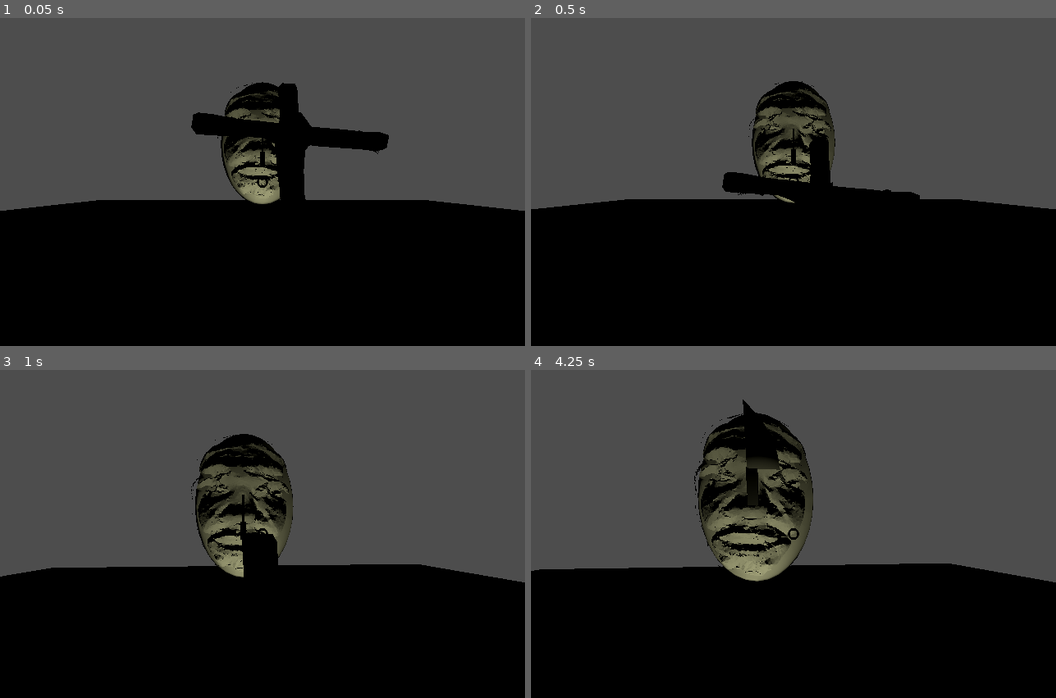
Above: before the commit, frames 1-4 (two rows, left to right).
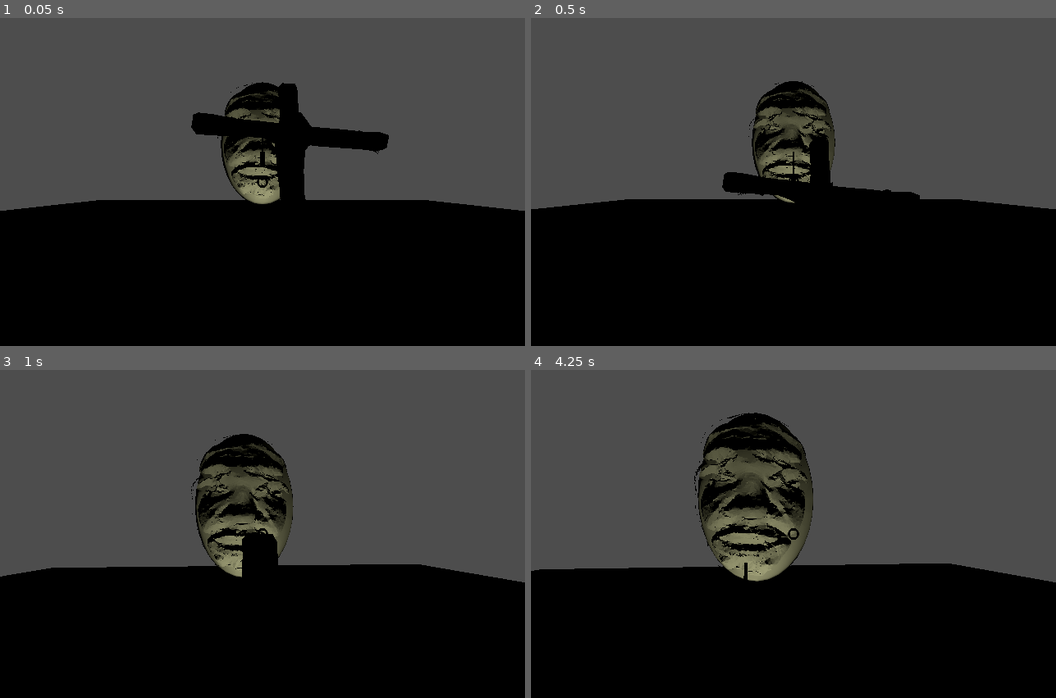
Above: after the commit, the same moments.

Repository: alt-romes/ggj24
Game: Godot game, scene res://Ragdoll.tscn
Same seed, same stepped clock (60 frames per second), same inputs: the game is played once before the commit and once after it. Sound files missing from this copy of the repository are replaced by a short silence.
Inputs (mouse positions are in pixels of both pictures, inside the frame that each line leads up to):
- Up to frame 1 (0.05 s): no input
- Up to frame 2 (0.5 s): no input
- Up to frame 3 (1 s): move the mouse to (288, 534) at 0.52 s; hold W (Forward) from 0.53 s (still down); tap Space (Space) at 0.6 s; click (288, 534) at 0.67 s
- Up to frame 4 (4.25 s): keep holding W (Forward); move the mouse to (767, 534) at 1.27 s; click (767, 534) at 1.35 s; move the mouse to (804, 527) at 2.02 s; tap Space (Space) at 2.1, 3.6 s; move the mouse to (788, 540) at 2.77 s; click (788, 540) at 2.85 s; tap Enter at 3.5 s; move the mouse to (835, 537) at 3.52 s

Frame 1 is identical in both runs. In frame 2, less than 0.1% of the frame differs, in the area x 49-51%, y 33-50%; in frame 3, less than 0.1%; in frame 4, 0.6%, in the area x 40-48%, y 9-64%.
Error after the commit: Invalid assignment of property or key 'freeze' with value of type 'bool' on a base object of type 'null instance'. (res://Follower.gd:18)

Commit message:
scene fixes

Diff:
--- a/Follower.gd
+++ b/Follower.gd
@@ -43,12 +43,12 @@
 		timeToFire = 0.0;
 		var rand = randf()
 		print("random var: ", rand)
-		if rand <= 0.333:
-			$Projectil.position = spawnPoint
-			$Projectil.rotation = Vector3.ZERO
-			$Projectil.freeze = false
-			$Projectil.visible = true
-			$Projectil.apply_central_impulse(Vector3(0, 10, -10)*VEL)
-			$Projectil.angular_velocity = Vector3(3, 0, 0)
+		#if rand <= 0.333:
+		$Projectil.position = spawnPoint
+		$Projectil.rotation = Vector3.ZERO
+		$Projectil.freeze = false
+		$Projectil.visible = true
+		$Projectil.apply_central_impulse(Vector3(0, 15, -20)*VEL)
+		$Projectil.angular_velocity = Vector3(3, 0, 0)
 	else:
 		timeToFire += delta
--- a/Follower.tscn
+++ b/Follower.tscn
@@ -1,9 +1,10 @@
-[gd_scene load_steps=5 format=3 uid="uid://biuitoloh60j3"]
+[gd_scene load_steps=6 format=3 uid="uid://biuitoloh60j3"]
 
 [ext_resource type="PackedScene" uid="uid://dei23eqbh0ak5" path="res://Models/Faces/NormalFace.tscn" id="1_bl85q"]
 [ext_resource type="Script" path="res://Follower.gd" id="1_x1sqy"]
 [ext_resource type="PackedScene" uid="uid://drgr3t8e43uu5" path="res://Models/Faces/HappyFace.tscn" id="2_vnyit"]
-[ext_resource type="PackedScene" path="res://projectile.tscn" id="4_scfan"]
+[ext_resource type="PackedScene" uid="uid://cy0qyxjwnm2k7" path="res://projectile.tscn" id="4_scfan"]
+[ext_resource type="PackedScene" uid="uid://rvitgjltespw" path="res://Models/projectile2.glb" id="5_vqixs"]
 
 [node name="Follower" type="Node3D"]
 script = ExtResource("1_x1sqy")
@@ -28,5 +29,8 @@
 use_collision = true
 radius = 5.5
 
-[node name="Projectil" parent="." instance=ExtResource("4_scfan")]
+[node name="Faca" parent="." instance=ExtResource("4_scfan")]
 transform = Transform3D(-4.37114e-08, 0, -1, 0, 1, 0, 1, 0, -4.37114e-08, 2.16961e-05, 6.98304, 14.7118)
+
+[node name="projectile2" parent="." instance=ExtResource("5_vqixs")]
+transform = Transform3D(1, 0, 0, 0, 1, 0, 0, 0, 1, 0, 0, 9.99359)
--- a/Main.tscn
+++ b/Main.tscn
@@ -149,7 +149,7 @@
 followTarget = NodePath("../Player")
 
 [node name="FirstRow" type="Node3D" parent="."]
-transform = Transform3D(0.15, 0, 0, 0, 0.15, 0, 0, 0, 0.15, 0, 2.91881, -4.61749)
+transform = Transform3D(0.15, 0, 0, 0, 0.15, 0, 0, 0, 0.15, 0, 2, -4.61749)
 
 [node name="Center" type="Node3D" parent="FirstRow"]
 
@@ -197,7 +197,7 @@
 followTarget = NodePath("../../../Player")
 
 [node name="FirstRow2" type="Node3D" parent="."]
-transform = Transform3D(0.15, 0, 0, 0, 0.15, 0, 0, 0, 0.15, 0, 3.34069, -0.163978)
+transform = Transform3D(0.15, 0, 0, 0, 0.15, 0, 0, 0, 0.15, 0, 2.42648, -0.163978)
 
 [node name="Center" type="Node3D" parent="FirstRow2"]
 
@@ -245,7 +245,7 @@
 followTarget = NodePath("../../../Player")
 
 [node name="FirstRow3" type="Node3D" parent="."]
-transform = Transform3D(0.15, 0, 0, 0, 0.15, 0, 0, 0, 0.15, 0, 4.34155, 3.02979)
+transform = Transform3D(0.15, 0, 0, 0, 0.15, 0, 0, 0, 0.15, 0, 2.74816, 3.02979)
 
 [node name="Center" type="Node3D" parent="FirstRow3"]
 
@@ -293,7 +293,7 @@
 followTarget = NodePath("../../../Player")
 
 [node name="FirstRow4" type="Node3D" parent="."]
-transform = Transform3D(0.15, 0, 0, 0, 0.15, 0, 0, 0, 0.15, 0, 5.38031, 6.61979)
+transform = Transform3D(0.15, 0, 0, 0, 0.15, 0, 0, 0, 0.15, 0, 3.41367, 6.61979)
 
 [node name="Center" type="Node3D" parent="FirstRow4"]
 
@@ -341,7 +341,7 @@
 followTarget = NodePath("../../../Player")
 
 [node name="FirstRow5" type="Node3D" parent="."]
-transform = Transform3D(0.15, 0, 0, 0, 0.15, 0, 0, 0, 0.15, 0, 5.97148, 10.9242)
+transform = Transform3D(0.15, 0, 0, 0, 0.15, 0, 0, 0, 0.15, 0, 3.95739, 10.9242)
 
 [node name="Center" type="Node3D" parent="FirstRow5"]
 
@@ -389,7 +389,7 @@
 followTarget = NodePath("../../../Player")
 
 [node name="FirstRow6" type="Node3D" parent="."]
-transform = Transform3D(0.15, 0, 0, 0, 0.15, 0, 0, 0, 0.15, 0, 6.75362, 14.9542)
+transform = Transform3D(0.15, 0, 0, 0, 0.15, 0, 0, 0, 0.15, 0, 4.34079, 14.7547)
 
 [node name="Center" type="Node3D" parent="FirstRow6"]
 
@@ -437,7 +437,7 @@
 followTarget = NodePath("../../../Player")
 
 [node name="FirstRow7" type="Node3D" parent="."]
-transform = Transform3D(0.15, 0, 0, 0, 0.15, 0, 0, 0, 0.15, 0, 7.14752, 18.1386)
+transform = Transform3D(0.15, 0, 0, 0, 0.15, 0, 0, 0, 0.15, 0, 4.83673, 18.1386)
 
 [node name="Center" type="Node3D" parent="FirstRow7"]
 
--- a/projectile.tscn
+++ b/projectile.tscn
@@ -1,4 +1,7 @@
-[gd_scene load_steps=8 format=3 uid="uid://hs3inem8j8td"]
+[gd_scene load_steps=8 format=3 uid="uid://cy0qyxjwnm2k7"]
+
+[sub_resource type="BoxShape3D" id="BoxShape3D_d6cmk"]
+size = Vector3(0.762299, 1.79476, 0.275452)
 
 [sub_resource type="StandardMaterial3D" id="StandardMaterial3D_tnanr"]
 resource_name = "Material.002"
@@ -78,21 +81,21 @@
 blend_shape_mode = 0
 shadow_mesh = SubResource("ArrayMesh_c7gmf")
 
-[sub_resource type="BoxShape3D" id="BoxShape3D_d6cmk"]
-size = Vector3(1.26117, 3.53091, 1)
-
 [node name="projectile" type="RigidBody3D"]
 
-[node name="Cube" type="MeshInstance3D" parent="."]
+[node name="Collision" type="CollisionShape3D" parent="."]
+transform = Transform3D(1, 0, 0, 0, 1, 0, 0, 0, 1, 0.179428, 0.54125, 0.016449)
+shape = SubResource("BoxShape3D_d6cmk")
+
+[node name="Faca" type="Node3D" parent="."]
+transform = Transform3D(0.5, 0, 0, 0, 0.5, 0, 0, 0, 0.5, 0, 0, 0)
+
+[node name="Cube" type="MeshInstance3D" parent="Faca"]
 transform = Transform3D(0.203357, 0, 0, 0, 0.707196, 0, 0, 0, 0.203357, 0, 0, 0)
 mesh = SubResource("ArrayMesh_w526u")
 skeleton = NodePath("")
 
-[node name="Cube_001" type="MeshInstance3D" parent="."]
+[node name="Cube_001" type="MeshInstance3D" parent="Faca"]
 transform = Transform3D(0.172925, 0, 0, 0, 1.08991, 0, 0, 0, 0.07451, 0, 1.74676, 0)
 mesh = SubResource("ArrayMesh_llv74")
 skeleton = NodePath("")
-
-[node name="Collision" type="CollisionShape3D" parent="."]
-transform = Transform3D(1, 0, 0, 0, 1, 0, 0, 0, 1, 0.428864, 1.05614, 0)
-shape = SubResource("BoxShape3D_d6cmk")
